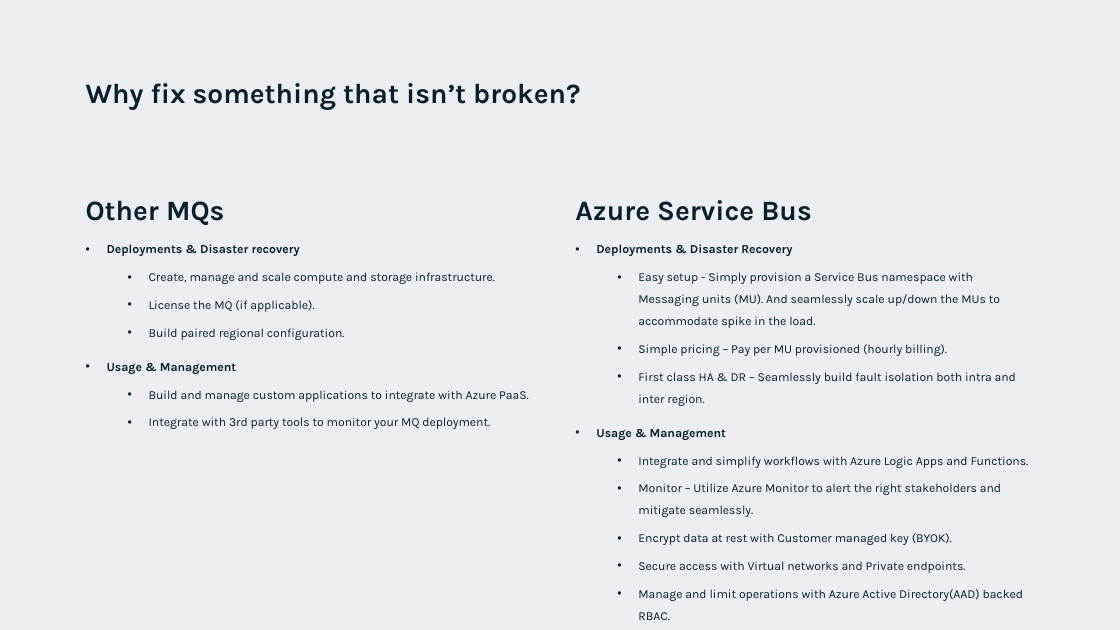
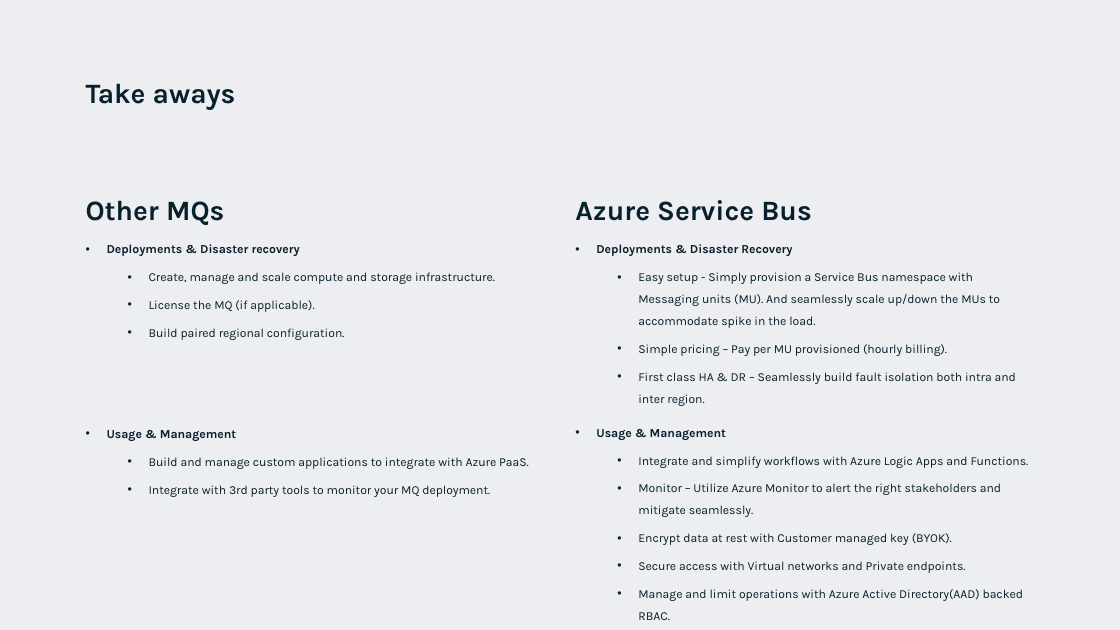
Before and after one commit to EldertGrootenboer/Migrating-your-messaging-workloads-to-the-Cloud-with-Azure-Service-Bus, a slide deck: slide 25 of Migrating your messaging workloads to the Cloud with Azure Service Bus.pptx (slide 24 before the commit). Drawn at 1120x630 pixels with LibreOffice and Linux fonts; fonts in the diff are those of the drawing; background and template pictures are left out. Boxes give left, top, right and bottom in pixels: in the first picture for what was removed or moved away, otherwise in the second. Text is boxed around its words. In the diff, an @@ line names an element or a change of style, - is before the commit and + after.

```diff
--- a/Migrating your messaging workloads to the Cloud with Azure Service Bus.pptx
+++ b/Migrating your messaging workloads to the Cloud with Azure Service Bus.pptx
@@ title at (86,83,236,110): text changed @@
-Why fix something that isn’t broken?
+Take aways
@@ text "Deployments & Disaster recovery" rewrapped from (107,244,529,429) to (107,244,529,497) @@
```
Also in this commit, not shown: 4 other slides changed, 1 slide added.
